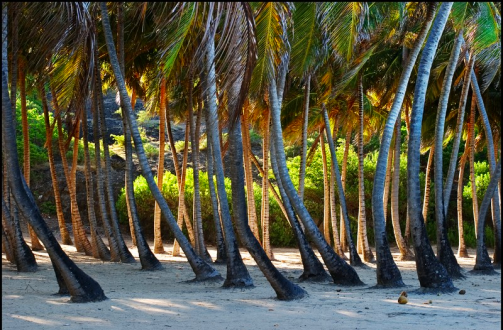
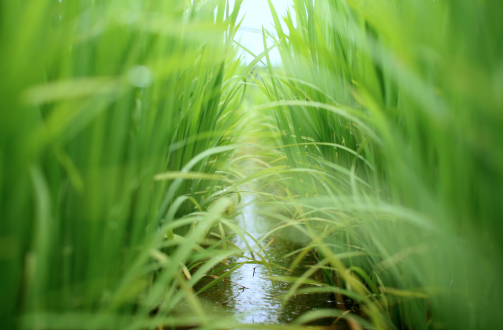
Before/after of a 503×330 layered artwork. What changed in the layer stack:
renamed "Calque Copié" to "Pasted Layer", painted on it over [0, 0, 503, 330]
renamed "Version 0.8.0" to "Version 0.9.0", painted on it over [98, 312, 200, 324]
